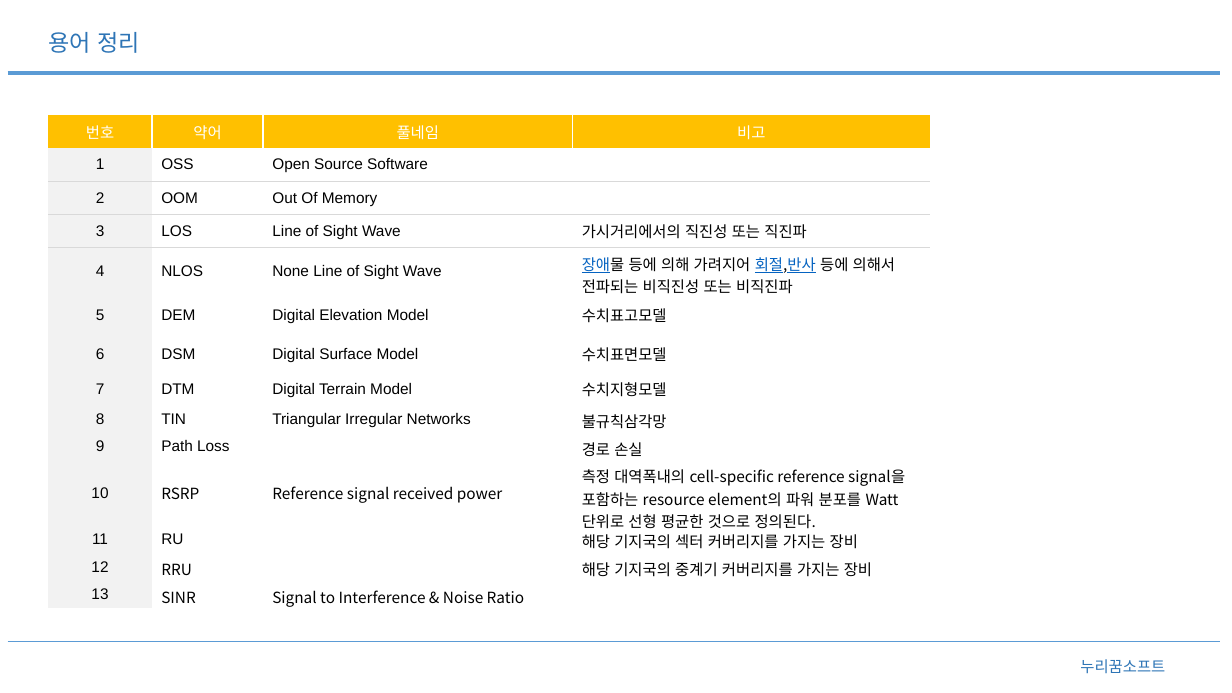
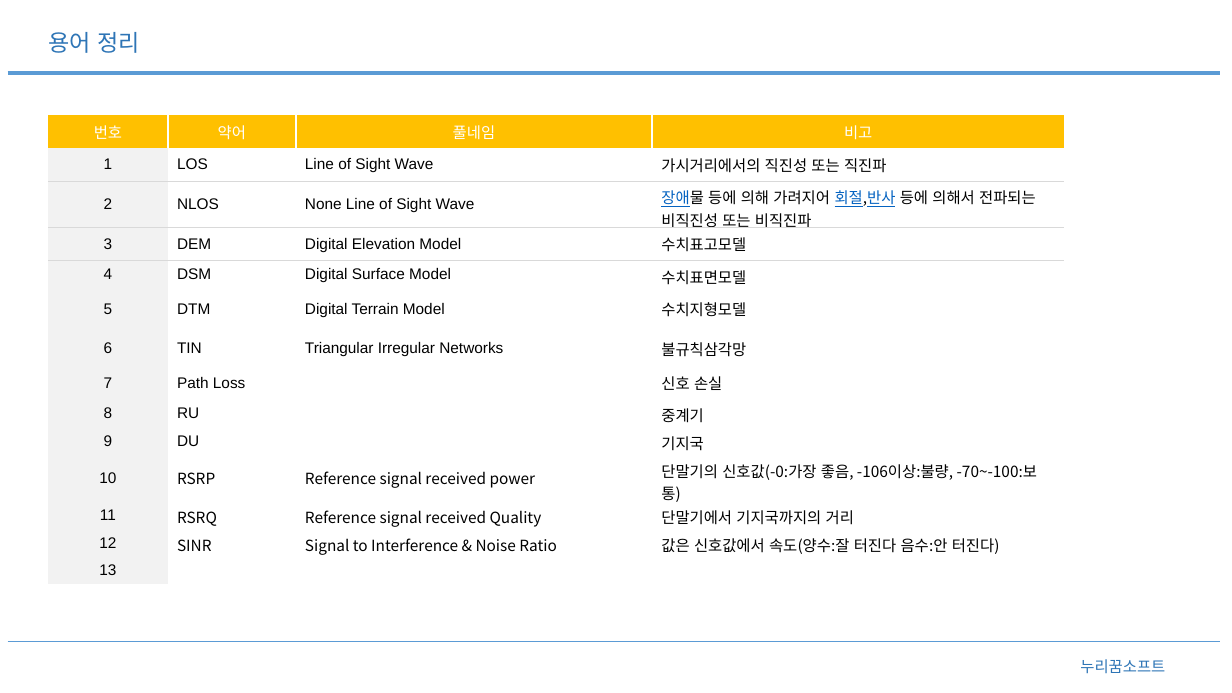
Before and after one commit to pmosoft/spark_scala, a slide deck: slide 7 of eos/01.분석/지도데이터분석.pptx. Drawn at 1232x693 pixels with LibreOffice and Linux fonts; fonts in the diff are those of the drawing. Boxes give left, top, right and bottom in pixels: in the first picture for what was removed or moved away, otherwise in the second. Text is boxed around its words. In the diff, an @@ line names an element or a change of style, - is before the commit and + after.

```diff
--- a/eos/01.분석/지도데이터분석.pptx
+++ b/eos/01.분석/지도데이터분석.pptx
@@ table at (x1=48, y1=115, x2=1065, y2=584) @@
-row 2: 1 | OSS | Open Source Software | 
+row 2: 1 | LOS | Line of Sight Wave | 가시거리에서의 직진성 또는 직진파
-row 3: 2 | OOM | Out Of Memory | 
+row 3: 2 | NLOS | None Line of Sight Wave | 장애물 등에 의해 가려지어 회절,반사 등에 의해서 전파되는 비직진성 또는 비직진파
-row 4: 3 | LOS | Line of Sight Wave | 가시거리에서의 직진성 또는 직진파
+row 4: 3 | DEM | Digital Elevation Model | 수치표고모델
-row 5: 4 | NLOS | None Line of Sight Wave | 장애물 등에 의해 가려지어 회절,반사 등에 의해서 전파되는 비직진성 또는 비직진파
+row 5: 4 | DSM | Digital Surface Model | 수치표면모델
-row 6: 5 | DEM | Digital Elevation Model | 수치표고모델
+row 6: 5 | DTM | Digital Terrain Model | 수치지형모델
-row 7: 6 | DSM | Digital Surface Model | 수치표면모델
+row 7: 6 | TIN | Triangular Irregular Networks | 불규칙삼각망
-row 8: 7 | DTM | Digital Terrain Model | 수치지형모델
+row 8: 7 | Path Loss |  | 신호 손실
-row 9: 8 | TIN | Triangular Irregular Networks | 불규칙삼각망
+row 9: 8 | RU |  | 중계기
-row 10, column 2: Path Loss
+row 10, column 2: DU
-row 10, column 4: 경로 손실
+row 10, column 4: 기지국
-row 11, column 4: 측정 대역폭내의 cell-specific reference signal을 포함하는 resource element의 파워 분포를 Watt 단위로 선형 평균한 것으로 정의된다.
+row 11, column 4: 단말기의 신호값(-0:가장 좋음, -106이상:불량, -70~-100:보통)
-row 12: 11 | RU |  | 해당 기지국의 섹터 커버리지를 가지는 장비
+row 12: 11 | RSRQ | Reference signal received Quality | 단말기에서 기지국까지의 거리
-row 13: 12 | RRU |  | 해당 기지국의 중계기 커버리지를 가지는 장비
+row 13: 12 | SINR | Signal to Interference & Noise Ratio | 값은 신호값에서 속도(양수:잘 터진다 음수:안 터진다)
-row 14, column 2: SINR
+row 14, column 2: 
-row 14, column 3: Signal to Interference & Noise Ratio
+row 14, column 3: 
@@ table resized from (x1=48, y1=115, x2=930, y2=611) to (x1=48, y1=115, x2=1065, y2=584) @@
```
Also in this commit, not shown: 1 other slide changed, 1 slide added.
